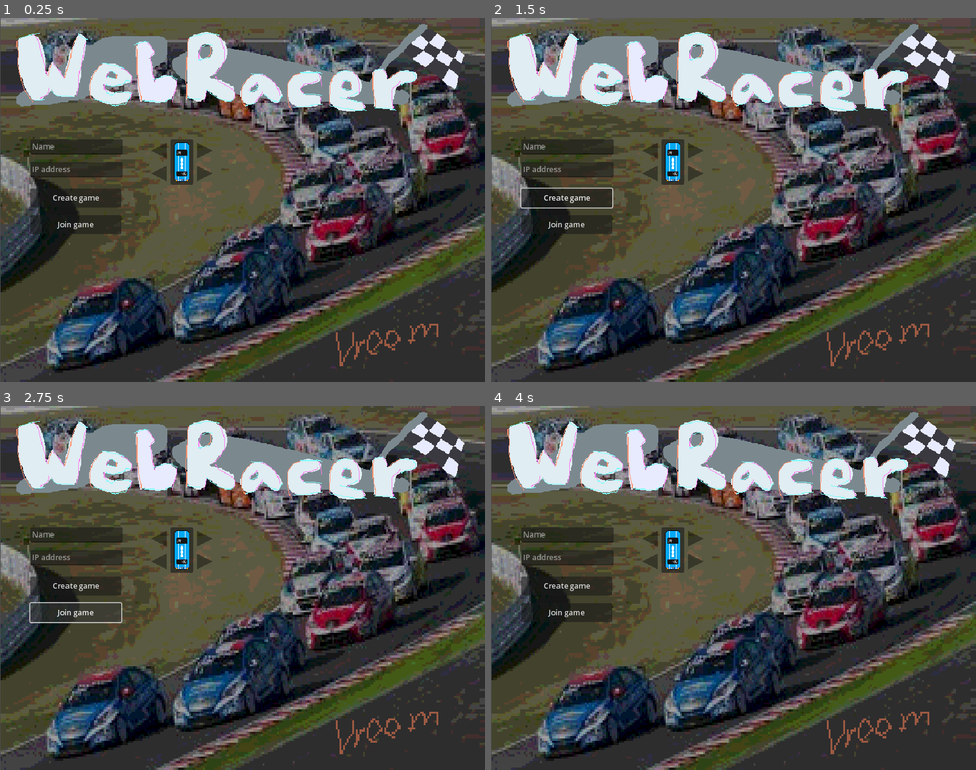
Above: before the commit, frames 1-4 (two rows, left to right).
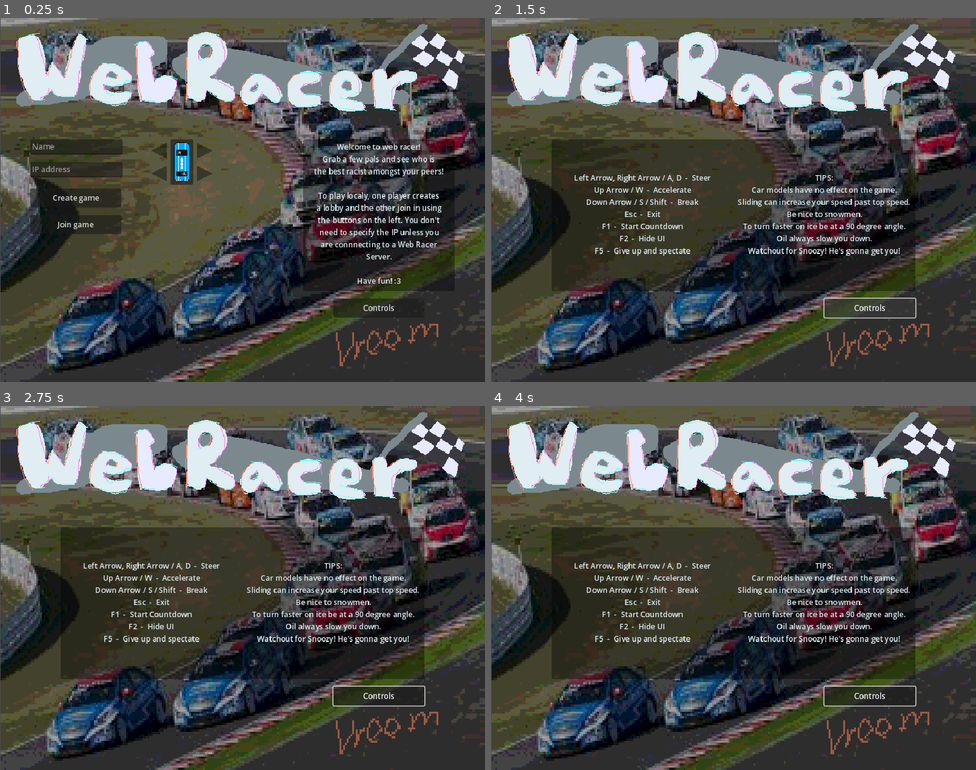
Above: after the commit, the same moments.

Repository: Tab-e-n/web-racing-game
Game: Godot game, scene res://load.tscn
Same seed, same stepped clock (60 frames per second), same inputs: the game is played once before the commit and once after it.
Inputs (mouse positions are in pixels of both pictures, inside the frame that each line leads up to):
- Up to frame 1 (0.25 s): no input
- Up to frame 2 (1.5 s): click "Create game" at 0.5 s; click (869, 309) at 1.25 s, where only the run after the commit has a clickable "Controls"
- Up to frame 3 (2.75 s): click (77, 613) at 2 s, where only the run before the commit has a clickable "Join game"
- Up to frame 4 (4 s): click (675, 551) at 2.77 s; click (636, 533) at 3.5 s, where only the run before the commit has a clickable "X"

The runs differ from the first frame. In frame 1, 8.0% of the frame differs, in the area x 62-94%, y 33-83%; in frame 2, 23%; in frame 3, 24%, in the area x 6-88%, y 33-83%; in frame 4, 23%.

Commit message:
The polish, aka controls explained ingame

Diff:
--- a/Scripts/ui.gd
+++ b/Scripts/ui.gd
@@ -5,13 +5,22 @@
 var palette_expanded : bool = false
 
 
+@onready var palette_expanded_node : Control = $main/palette_expanded
+@onready var palette_small_node : Control = $main/palette_small
+
+@onready var ip_input : LineEdit = $main/ip_line
+@onready var name_input : LineEdit = $main/name_line
+
+
 func _ready():
+	$main.visible = true
+	$controls.visible = false
 	Net.reset()
 
 
 func _physics_process(_delta):
-	$palette_expanded.visible = palette_expanded
-	$palette_small.visible = not palette_expanded
+	palette_expanded_node.visible = palette_expanded
+	palette_small_node.visible = not palette_expanded
 
 
 func _on_create_button_pressed():
@@ -22,15 +31,15 @@
 
 
 func _on_join_button_pressed():
-	if Net.join_game($ip_line.text):
+	if Net.join_game(ip_input.text):
 		Net.reset()
 	else:
 		load_game()
 
 
 func load_game():
-	if($name_line.text != ""):
-		Net.player_info["name"] = $name_line.text
+	if(name_input.text != ""):
+		Net.player_info["name"] = name_input.text
 	else:
 		Net.player_info["name"] = "Guest"
 	get_tree().change_scene_to_file("res://gameplay.tscn")
@@ -38,5 +47,10 @@
 
 func _on_car_button_pressed():
 	palette_expanded = not palette_expanded
-	$palette_expanded.update()
-	$palette_small.update()
+	palette_expanded_node.update()
+	palette_small_node.update()
+
+
+func _on_controls_pressed():
+	$main.visible = not $main.visible
+	$controls.visible = not $controls.visible
--- a/menu.tscn
+++ b/menu.tscn
@@ -132,6 +132,13 @@
 shader_parameter/palette = null
 shader_parameter/dim = Vector3(1, 1, 1)
 
+[sub_resource type="StyleBoxFlat" id="StyleBoxFlat_ruquj"]
+bg_color = Color(0, 0, 0, 0.376471)
+corner_radius_top_left = 4
+corner_radius_top_right = 4
+corner_radius_bottom_right = 4
+corner_radius_bottom_left = 4
+
 [node name="menu" type="Control"]
 layout_mode = 3
 anchors_preset = 15
@@ -152,65 +159,85 @@
 scale = Vector2(1.5, 1.5)
 texture = ExtResource("3_1fkfy")
 
-[node name="create_button" type="Button" parent="."]
+[node name="controls_button" type="Button" parent="."]
 layout_mode = 1
 anchors_preset = -1
 anchor_left = 0.5
 anchor_top = 0.5
 anchor_right = 0.5
 anchor_bottom = 0.5
-offset_left = -448.0
-offset_top = -24.0
-offset_right = -256.0
-offset_bottom = 16.0
+offset_left = 192.0
+offset_top = 208.0
+offset_right = 384.0
+offset_bottom = 248.0
+grow_horizontal = 2
+text = "Controls"
+
+[node name="main" type="Control" parent="."]
+visible = false
+anchors_preset = 0
+offset_right = 40.0
+offset_bottom = 40.0
+
+[node name="create_button" type="Button" parent="main"]
+layout_mode = 1
+anchors_preset = -1
+anchor_left = 0.5
+anchor_top = 0.5
+anchor_right = 0.5
+anchor_bottom = 0.5
+offset_left = 44.0
+offset_top = 340.0
+offset_right = 236.0
+offset_bottom = 380.0
 grow_horizontal = 2
 text = "Create game"
 
-[node name="join_button" type="Button" parent="."]
+[node name="join_button" type="Button" parent="main"]
 layout_mode = 1
 anchors_preset = -1
 anchor_left = 0.5
 anchor_top = 0.5
 anchor_right = 0.5
 anchor_bottom = 0.5
-offset_left = -448.0
-offset_top = 32.0
-offset_right = -256.0
-offset_bottom = 72.0
+offset_left = 44.0
+offset_top = 396.0
+offset_right = 236.0
+offset_bottom = 436.0
 grow_horizontal = 2
 text = "Join game"
 
-[node name="name_line" type="LineEdit" parent="."]
+[node name="name_line" type="LineEdit" parent="main"]
 layout_mode = 1
 anchors_preset = 8
 anchor_left = 0.5
 anchor_top = 0.5
 anchor_right = 0.5
 anchor_bottom = 0.5
-offset_left = -448.0
-offset_top = -128.0
-offset_right = -253.0
-offset_bottom = -96.0
+offset_left = 44.0
+offset_top = 236.0
+offset_right = 239.0
+offset_bottom = 268.0
 grow_horizontal = 2
 grow_vertical = 2
 placeholder_text = "Name"
 
-[node name="ip_line" type="LineEdit" parent="."]
+[node name="ip_line" type="LineEdit" parent="main"]
 layout_mode = 1
 anchors_preset = 8
 anchor_left = 0.5
 anchor_top = 0.5
 anchor_right = 0.5
 anchor_bottom = 0.5
-offset_left = -448.0
-offset_top = -80.0
-offset_right = -253.0
-offset_bottom = -48.0
+offset_left = 44.0
+offset_top = 284.0
+offset_right = 239.0
+offset_bottom = 316.0
 grow_horizontal = 2
 grow_vertical = 2
 placeholder_text = "IP address"
 
-[node name="palette_expanded" type="Panel" parent="."]
+[node name="palette_expanded" type="Panel" parent="main"]
 visible = false
 layout_mode = 1
 anchors_preset = 8
@@ -218,15 +245,15 @@
 anchor_top = 0.5
 anchor_right = 0.5
 anchor_bottom = 0.5
-offset_left = -192.0
-offset_top = -128.0
-offset_right = -128.0
-offset_bottom = -64.0
+offset_left = 300.0
+offset_top = 236.0
+offset_right = 364.0
+offset_bottom = 300.0
 grow_horizontal = 2
 grow_vertical = 2
 script = SubResource("GDScript_gc13d")
 
-[node name="car_button" type="Button" parent="palette_expanded"]
+[node name="car_button" type="Button" parent="main/palette_expanded"]
 layout_mode = 1
 anchors_preset = -1
 offset_left = -18.0
@@ -236,22 +263,22 @@
 grow_vertical = 2
 text = "X"
 
-[node name="palette_small" type="Control" parent="."]
+[node name="palette_small" type="Control" parent="main"]
 layout_mode = 1
 anchors_preset = 8
 anchor_left = 0.5
 anchor_top = 0.5
 anchor_right = 0.5
 anchor_bottom = 0.5
-offset_left = -192.0
-offset_top = -128.0
-offset_right = -152.0
-offset_bottom = -88.0
+offset_left = 300.0
+offset_top = 236.0
+offset_right = 340.0
+offset_bottom = 276.0
 grow_horizontal = 2
 grow_vertical = 2
 script = SubResource("GDScript_dgwyt")
 
-[node name="car_button" type="Button" parent="palette_small"]
+[node name="car_button" type="Button" parent="main/palette_small"]
 layout_mode = 1
 anchors_preset = 8
 anchor_left = 0.5
@@ -265,12 +292,12 @@
 grow_horizontal = 2
 grow_vertical = 2
 
-[node name="car" type="Sprite2D" parent="palette_small"]
+[node name="car" type="Sprite2D" parent="main/palette_small"]
 material = SubResource("ShaderMaterial_4b24k")
 position = Vector2(64, 48)
 texture = ExtResource("3_6jf3t")
 
-[node name="mode_less" type="TextureButton" parent="palette_small"]
+[node name="mode_less" type="TextureButton" parent="main/palette_small"]
 modulate = Color(0, 0, 0, 0.392157)
 layout_mode = 0
 offset_top = 8.0
@@ -278,7 +305,7 @@
 offset_bottom = 40.0
 texture_normal = ExtResource("3_jdehj")
 
-[node name="mode_more" type="TextureButton" parent="palette_small"]
+[node name="mode_more" type="TextureButton" parent="main/palette_small"]
 modulate = Color(0, 0, 0, 0.392157)
 layout_mode = 0
 offset_left = 96.0
@@ -288,7 +315,7 @@
 texture_normal = ExtResource("3_jdehj")
 flip_h = true
 
-[node name="palette_less" type="TextureButton" parent="palette_small"]
+[node name="palette_less" type="TextureButton" parent="main/palette_small"]
 modulate = Color(0, 0, 0, 0.392157)
 layout_mode = 0
 offset_top = 56.0
@@ -296,7 +323,7 @@
 offset_bottom = 88.0
 texture_normal = ExtResource("3_jdehj")
 
-[node name="palette_more" type="TextureButton" parent="palette_small"]
+[node name="palette_more" type="TextureButton" parent="main/palette_small"]
 modulate = Color(0, 0, 0, 0.392157)
 layout_mode = 0
 offset_left = 96.0
@@ -306,11 +333,76 @@
 texture_normal = ExtResource("3_jdehj")
 flip_h = true
 
-[connection signal="pressed" from="create_button" to="." method="_on_create_button_pressed"]
-[connection signal="pressed" from="join_button" to="." method="_on_join_button_pressed"]
-[connection signal="pressed" from="palette_expanded/car_button" to="." method="_on_car_button_pressed"]
-[connection signal="pressed" from="palette_small/car_button" to="." method="_on_car_button_pressed"]
-[connection signal="pressed" from="palette_small/mode_less" to="palette_small" method="_on_model_changed" binds= [-1]]
-[connection signal="pressed" from="palette_small/mode_more" to="palette_small" method="_on_model_changed" binds= [1]]
-[connection signal="pressed" from="palette_small/palette_less" to="palette_small" method="_on_palette_changed" binds= [-1]]
-[connection signal="pressed" from="palette_small/palette_more" to="palette_small" method="_on_palette_changed" binds= [1]]
+[node name="Label" type="Label" parent="main"]
+layout_mode = 0
+offset_left = 640.0
+offset_top = 256.0
+offset_right = 960.0
+offset_bottom = 576.0
+theme_override_colors/font_color = Color(0.878431, 0.929412, 0.94902, 1)
+theme_override_styles/normal = SubResource("StyleBoxFlat_ruquj")
+text = "Welcome to web racer!
+Grab a few pals and see who is
+the best racist amongst your peers!
+
+To play localy, one player creates
+a lobby and the other join in using
+the buttons on the left. You don't
+need to specify the IP unless you
+are connnecting to a Web Racer
+Server.
+
+Have fun! :3"
+horizontal_alignment = 1
+vertical_alignment = 1
+
+[node name="controls" type="Control" parent="."]
+anchors_preset = 0
+offset_right = 40.0
+offset_bottom = 40.0
+
+[node name="Label2" type="Label" parent="controls"]
+layout_mode = 0
+offset_left = 128.0
+offset_top = 256.0
+offset_right = 512.0
+offset_bottom = 576.0
+theme_override_colors/font_color = Color(0.878431, 0.929412, 0.94902, 1)
+theme_override_styles/normal = SubResource("StyleBoxFlat_ruquj")
+text = "Left Arrow, Right Arrow / A, D  -  Steer
+Up Arrow / W  -  Accelerate
+Down Arrow / S / Shift  -  Break
+Esc  -  Exit
+F1  -  Start Countdown
+F2  -  Hide UI
+F5  -  Give up and spectate"
+horizontal_alignment = 1
+vertical_alignment = 1
+
+[node name="Label3" type="Label" parent="controls"]
+layout_mode = 0
+offset_left = 512.0
+offset_top = 256.0
+offset_right = 896.0
+offset_bottom = 576.0
+theme_override_colors/font_color = Color(0.878431, 0.929412, 0.94902, 1)
+theme_override_styles/normal = SubResource("StyleBoxFlat_ruquj")
+text = "TIPS:
+Car models have no effect on the game.
+Sliding can increase your speed past top speed.
+Be nice to snowmen.
+To turn faster on ice be at a 90 degree angle.
+Oil always slow you down.
+Watchout for Snoozy! He's gonna get you!"
+horizontal_alignment = 1
+vertical_alignment = 1
+
+[connection signal="pressed" from="controls_button" to="." method="_on_controls_pressed"]
+[connection signal="pressed" from="main/create_button" to="." method="_on_create_button_pressed"]
+[connection signal="pressed" from="main/join_button" to="." method="_on_join_button_pressed"]
+[connection signal="pressed" from="main/palette_expanded/car_button" to="." method="_on_car_button_pressed"]
+[connection signal="pressed" from="main/palette_small/car_button" to="." method="_on_car_button_pressed"]
+[connection signal="pressed" from="main/palette_small/mode_less" to="main/palette_small" method="_on_model_changed" binds= [-1]]
+[connection signal="pressed" from="main/palette_small/mode_more" to="main/palette_small" method="_on_model_changed" binds= [1]]
+[connection signal="pressed" from="main/palette_small/palette_less" to="main/palette_small" method="_on_palette_changed" binds= [-1]]
+[connection signal="pressed" from="main/palette_small/palette_more" to="main/palette_small" method="_on_palette_changed" binds= [1]]
Not shown, changed: export_presets.cfg
Not shown: 1 places in menu.tscn that only renumber resources
